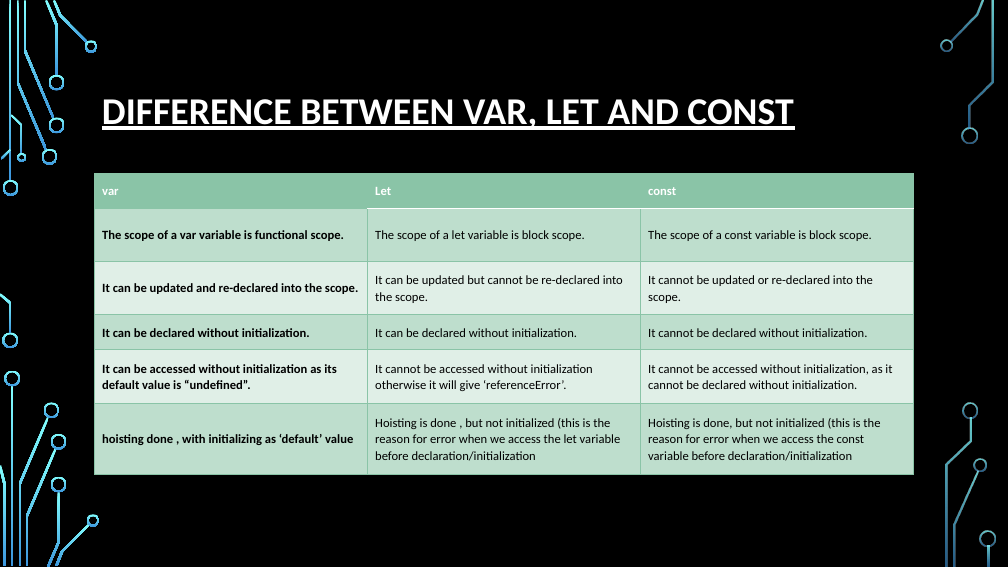
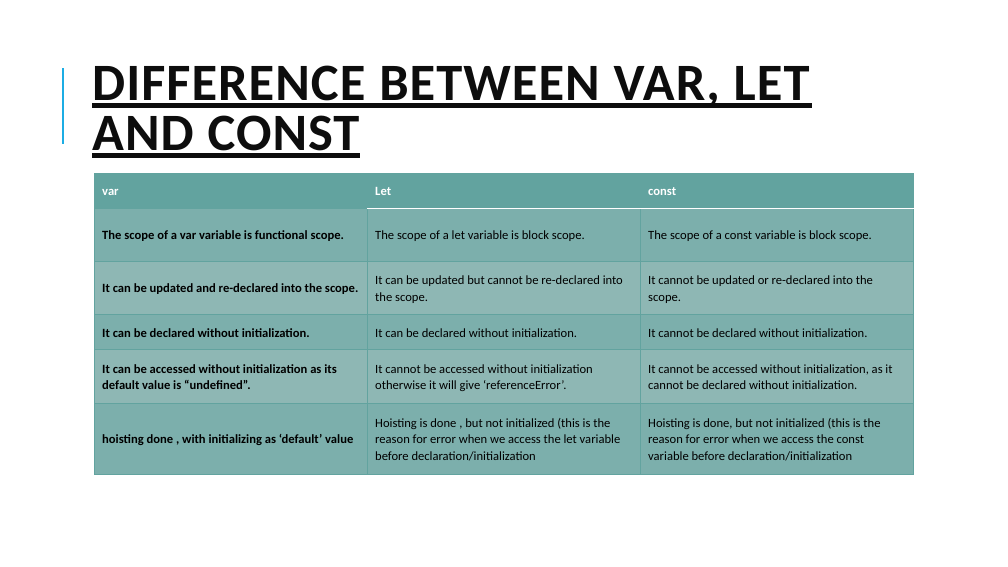
Before and after one commit to PramodJana/JavaScript, a slide deck: slide 5 of GFG JS Course Curriculam/Articles/001 Basics of JavaScript.pptx. Drawn at 1008x567 pixels with LibreOffice and Linux fonts; fonts in the diff are those of the drawing; background and template pictures are left out. Boxes give left, top, right and bottom in pixels: in the first picture for what was removed or moved away, otherwise in the second. Text is boxed around its words. In the diff, an @@ line names an element or a change of style, - is before the commit and + after.

```diff
--- a/GFG JS Course Curriculam/Articles/001 Basics of JavaScript.pptx
+++ b/GFG JS Course Curriculam/Articles/001 Basics of JavaScript.pptx
@@ background picture (left out) to #FFFFFF @@
@@ title "DIFFERENCE BETWEEN VAR, LET AND ...": place and size @@
-title "DIFFERENCE BETWEEN VAR, LET AND ..." at (102,99,793,130)
+title "DIFFERENCE BETWEEN VAR, LET AND ..." at (92,65,810,158)
@@ title "DIFFERENCE BETWEEN VAR, LET AND ..." at (92,65,810,158): size 36 to 50 pt, text colour #FFFFFF to #0D0D0D, letter spacing 0 to 1 pt; line spacing 0.9 to 0.8 @@
@@ line added from (63, 144) to (63, 68), #1CADE4 1.5 pt @@
@@ table at (95,173,913,474) @@
@@ fill #8AC4A7 to #62A39F in row 1 @@
@@ fill #8AC4A7 at 40% opacity to #62A39F at 40% opacity in 9 cells @@
@@ borders changed @@
@@ group removed at (0,0,996,567): 33 freeform shapes, 3 rectangles @@
```
Also in this commit, not shown: 15 other slides changed.
